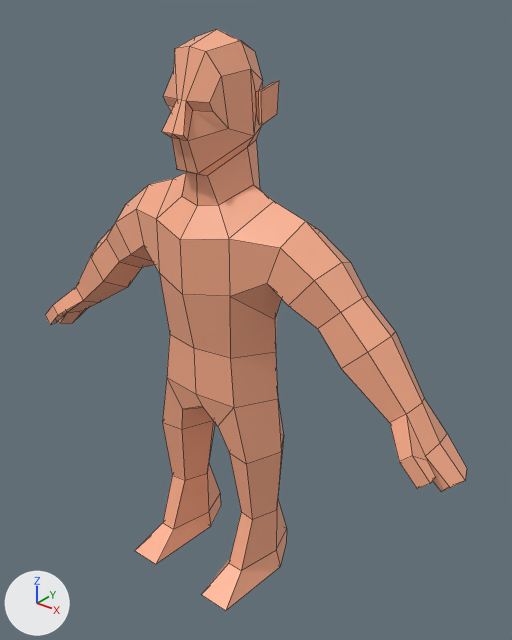
The FBX model Assets/3DModels/Creatures/Human_Male.fbx as it was, and as the next commit left it.
The view is the same before and after, from a camera (50 mm lens) standing at (1.279, -1.442, 1.781) and looking at (0.094, 0.038, 0.863). Lighting does not change. The marker at lower left points along +X, +Y and +Z. The picture after the commit comes second. Mesh edges are drawn as thin lines. Where no turn or scale is listed for an object, it has been applied to the vertices.

In view in the first picture: 'Human_Male'.
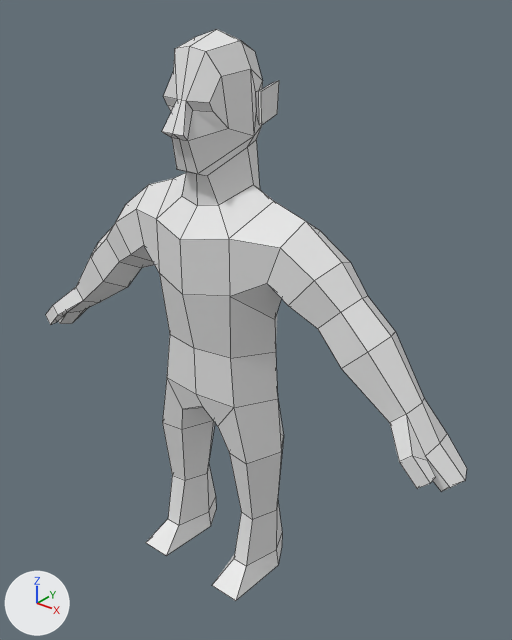
Where the newer file only moved an object's origin or applied its transform, the numbers keep the older frame.

What the commit changed:
Material 'Palette' (mat_palette) is new.
Its base color is (0.8, 0.8, 0.8) (white #e7e7e7).
me_plane_001 is used by ob_human_male; location (0.0, 0.0, 0.0).
Verts and faces of me_plane_001; kept vertices keep their numbers, new ones are numbered from 271.
Before the commit, vertices of me_plane_001: 99 (0.18, -0.14, 0.06) at pixel (241, 570), 100 (0.18, 0.1, 0.06) at pixel (286, 528), 101 (0.13, -0.14, 0.06) at pixel (228, 563), 103 (0.13, 0.1, 0.06), 104 (0.21, -0.25, 0.0) at pixel (225, 610).
Before the commit, vertices of me_plane_001: 105 (0.1, -0.25, 0.0) at pixel (201, 594), 106 (0.08, 0.0, 0.0), 107 (0.18, 0.1, 0.0) at pixel (286, 542), 108 (0.23, 0.0, 0.0) at pixel (280, 566), 109 (0.13, 0.1, 0.0).
Before the commit, vertices of me_plane_001: 225 (-0.18, -0.14, 0.06) at pixel (162, 522), 226 (-0.18, 0.1, 0.06), 227 (-0.13, -0.14, 0.06) at pixel (173, 529), 229 (-0.13, 0.1, 0.06) at pixel (220, 493), 230 (-0.21, -0.25, 0.0) at pixel (134, 550).
Before the commit, vertices of me_plane_001: 231 (-0.1, -0.25, 0.0) at pixel (155, 564), 232 (-0.08, 0.0, 0.0) at pixel (210, 526), 233 (-0.18, 0.1, 0.0), 234 (-0.23, 0.0, 0.0), 235 (-0.13, 0.1, 0.0) at pixel (220, 506).
me_plane_001 had 271 vertices, 268 faces and spanned x -0.8..0.8, y -0.25..0.14, z 0.0..1.66.
me_plane_001 now has 271 vertices, 264 faces and spans x -0.8..0.8, y -0.2..0.14, z 0.0..1.66.
Part 1, on me_plane_001:
Faces deleted: (104, 105, 106, 108), (106, 109, 107, 108), (230, 234, 232, 231), (232, 234, 233, 235).
Vertices 99, 101, 225, 227 move by (0.0, 0.02, 0.0).
Vertices 100, 103, 107, 109, 226, 229, 233, 235 move by (0.0, -0.02, 0.0).
Vertices 104, 105, 230, 231 move by (0.0, 0.05, 0.0).
Vertex 108 moves to (0.22, 0.0, 0.0), pixel (278, 565).
Vertex 234 moves to (-0.22, 0.0, 0.0).
me_plane_001 part 2: 264 faces spanning x -0.8..0.8, y -0.2..0.14, z 0.0..1.66 switch from mat_material (picture img_palettetexture_png) to mat_palette (white #e7e7e7).

What differs and where, as boxes (x1, y1, x2, y2) in the pictures (512 x 640 px):
'Human_Male', reshaped
    before: (46, 29, 467, 611)
    after: (46, 29, 467, 601)
part 1 of me_plane_001, cut back
    before: (135, 465, 287, 611)
    after: (146, 465, 282, 601)
part 2 of me_plane_001, recoloured (brown to white)
    before: (46, 29, 467, 611)
    after: (46, 29, 467, 601)
